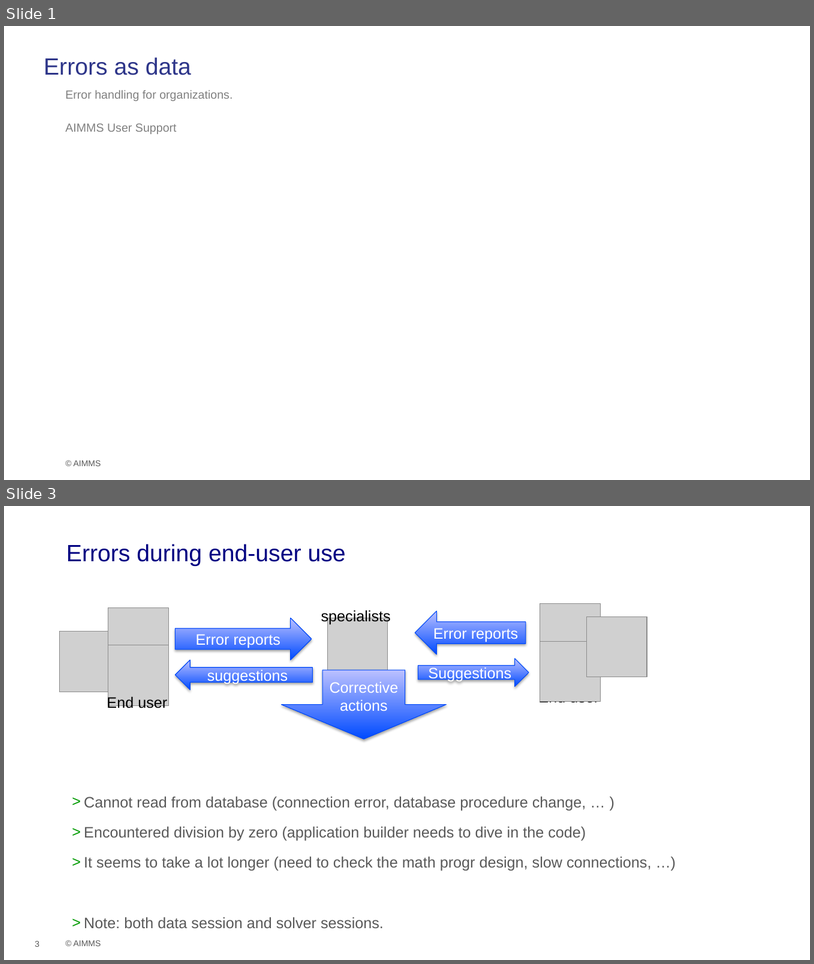
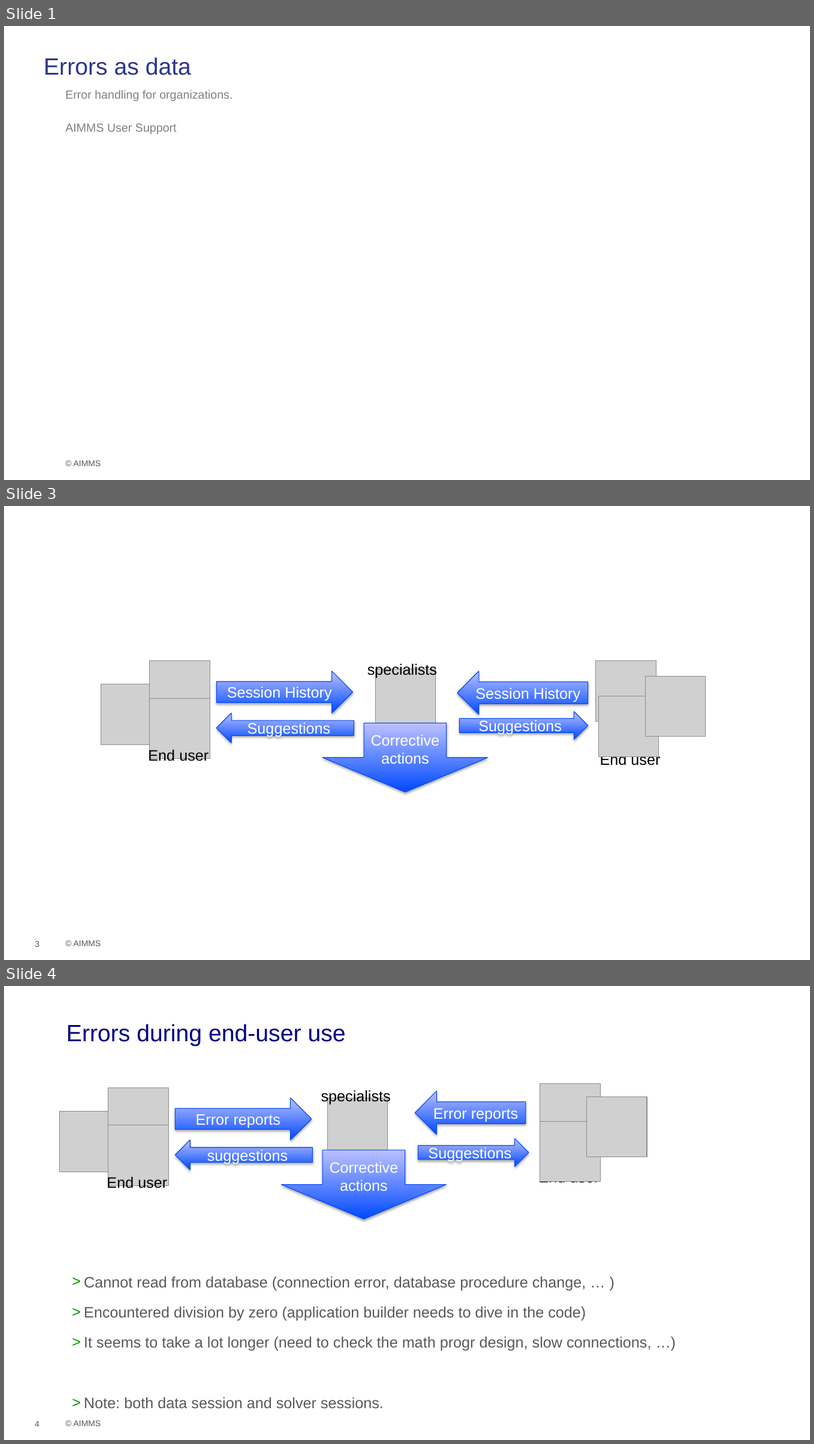
Before and after one commit to aimms/how-to, a slide deck: Articles/310/images/Errors as data.pptx. Shown one above the other, each under a label of ours: slides 1 and 3 before the commit, slides 1, 3 and 4 after it; the slides between them are not shown. The pictures are 814x964 and 814x1444 pixels, drawn with LibreOffice and Linux fonts; fonts in the diff are those of the drawing; grey boxes stand for pictures; background and template pictures are left out. Boxes give left, top, right and bottom in pixels: in the first picture for what was removed or moved away, otherwise in the second. Text is boxed around its words. In the diff, an @@ line names an element or a change of style, - is before the commit and + after.

```diff
--- a/Articles/310/images/Errors as data.pptx
+++ b/Articles/310/images/Errors as data.pptx
@@ slide 3 added at [4,506,810,960], background #FFFFFF; not listed: 1 template element that a slide beside it also shows @@
@@ picture added at [150,660,210,721] @@
@@ text added at [368,662,437,678], 18 pt, text #000000 @@
+specialists
@@ picture added at [596,660,657,721] @@
@@ picture added at [101,684,161,745] @@
@@ right arrow added at [217,671,353,713], fill gradient #004BFF to #BDC1FF, outline #0049F9 0.75 pt, 18 pt, text #FFFFFF @@
+Session History
@@ picture added at [375,669,436,730] @@
@@ left arrow added at [458,671,588,715], fill gradient #004BFF to #BDC1FF, outline #0049F9 0.75 pt, 18 pt, text #FFFFFF @@
+Session History
@@ picture added at [646,676,707,736] @@
@@ picture added at [150,699,210,759] @@
@@ picture added at [599,696,659,756] @@
@@ left arrow added at [217,713,354,742], fill gradient #004BFF to #BDC1FF, outline #0049F9 0.75 pt, 18 pt, text #FFFFFF @@
+Suggestions
@@ right arrow added at [459,711,588,739], fill gradient #004BFF to #BDC1FF, outline #0049F9 0.75 pt, 18 pt, text #FFFFFF @@
+Suggestions
@@ down arrow added at [323,723,488,792], fill gradient #004BFF to #BDC1FF, outline #0049F9 0.75 pt, 18 pt, text #FFFFFF @@
+Corrective actions
@@ text added at [148,748,209,764], 18 pt, text #000000 @@
+End user
@@ text added at [600,753,660,768], 18 pt, text #000000 @@
+End user
@@ page number added at [35,940,39,946], 10 pt, text #585858 @@
+3
@@ what was slide 3 is now slide 4 @@
@@ page number at [35,1420,39,1426]: text changed @@
-3
+4
```
Also in this commit, not shown: 2 other files.
